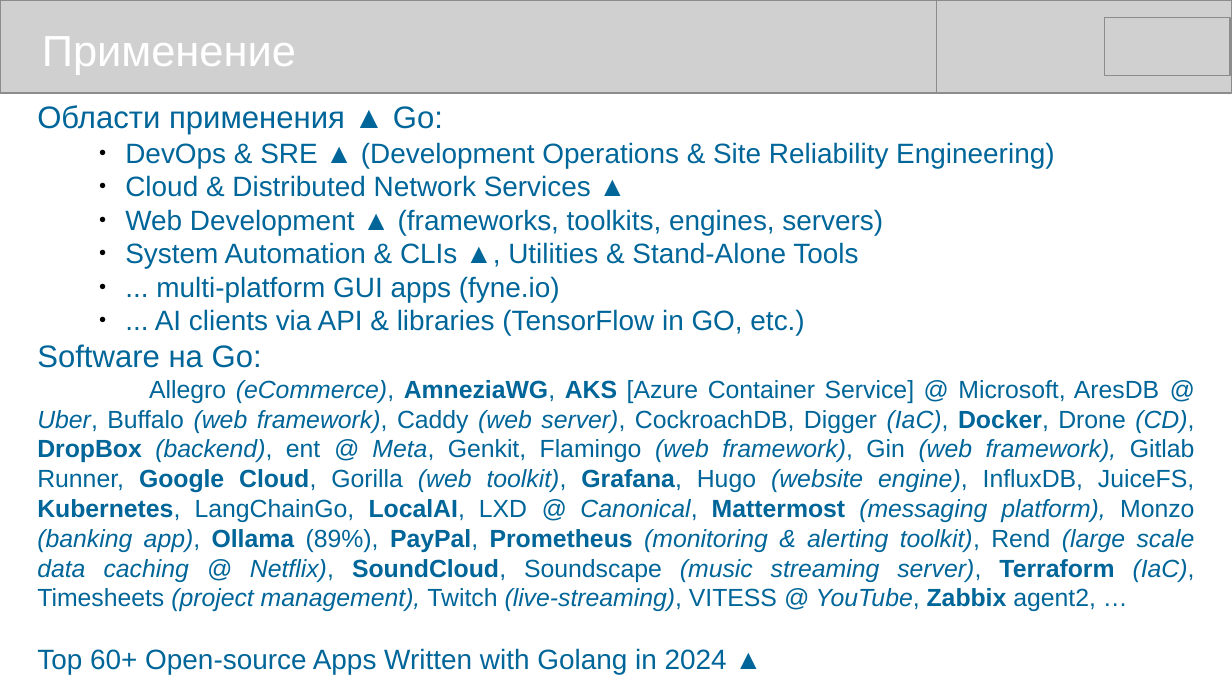
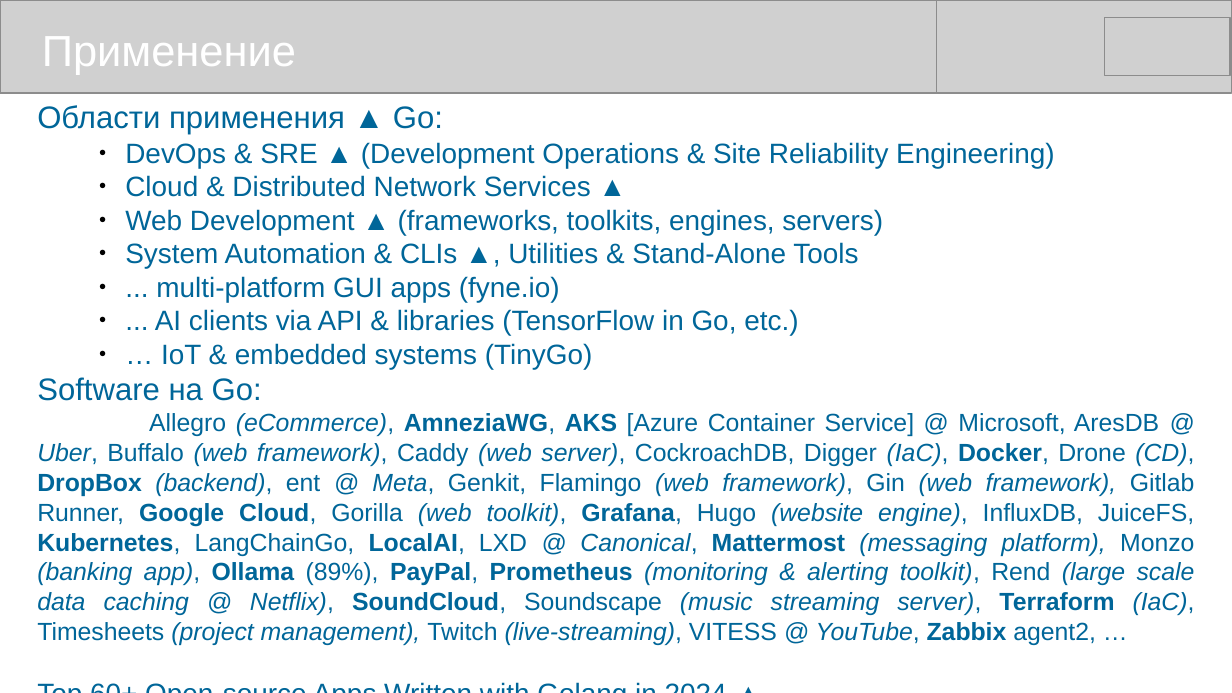
Before and after one commit to mike-shock/Go_language, a slide deck: slide 48 of Go_Review.odp (slide 50 before the commit). Drawn at 1232x693 pixels with LibreOffice and Linux fonts; fonts in the diff are those of the drawing; grey boxes stand for pictures. Boxes give left, top, right and bottom in pixels: in the first picture for what was removed or moved away, otherwise in the second. Text is boxed around its words. In the diff, an @@ line names an element or a change of style, - is before the commit and + after.

```diff
--- a/Go_Review.odp
+++ b/Go_Review.odp
@@ text at (155, 309, 798, 369): text changed @@
-● ... AI clients via API & libraries (TensorFlow in GO, etc.)
+● ... AI clients via API & libraries (TensorFlow in Go, etc.)
+● … IoT & embedded systems (TinyGo)
```
Also in this commit, not shown: 16 other slides changed, 1 slide removed.
